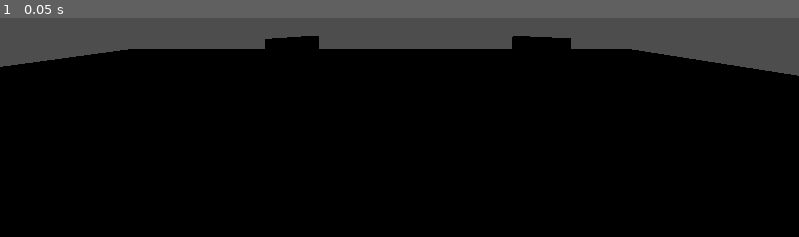
Above: before the commit, frame 1.
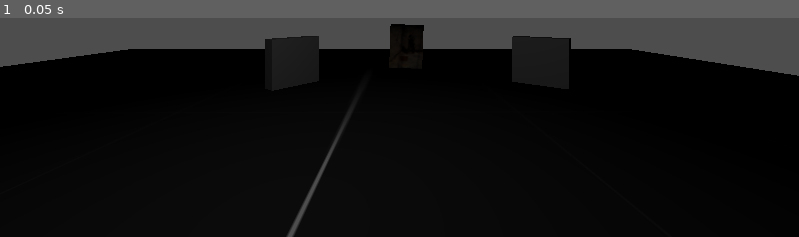
Above: after the commit, the same moment.

Repository: D3dde/giornataMemoria
Game: Godot game, scene res://scenes/main.tscn
Same seed, same stepped clock (60 frames per second), same inputs: the game is played once before the commit and once after it.
Inputs:
- Up to frame 1 (0.05 s): no input

The runs differ from the first frame. In frame 1, 3.3% of the frame differs, in the area x 34-72%, y 2-100%.

Commit message:
risolto due bug (per dire) e testato con un immagine

Diff:
--- a/scenes/main.tscn
+++ b/scenes/main.tscn
@@ -1,8 +1,9 @@
-[gd_scene load_steps=8 format=3 uid="uid://jxvaln4eq8xj"]
+[gd_scene load_steps=11 format=3 uid="uid://jxvaln4eq8xj"]
 
 [ext_resource type="Texture2D" uid="uid://yws8m5sw5878" path="res://textures/test/Vector/texture_01.svg" id="1_gr24q"]
 [ext_resource type="Script" path="res://scripts/main.gd" id="1_wm6nw"]
 [ext_resource type="Script" path="res://scripts/item.gd" id="3_ik2xn"]
+[ext_resource type="Texture2D" uid="uid://dg6fsk067nq55" path="res://assets/adolf-eichmann-the-architect-of-the-holocaust-in-the-yard.webp" id="4_4app2"]
 
 [sub_resource type="StandardMaterial3D" id="StandardMaterial3D_3ekhn"]
 albedo_texture = ExtResource("1_gr24q")
@@ -11,8 +12,15 @@
 size = Vector2(100, 100)
 
 [sub_resource type="BoxShape3D" id="BoxShape3D_atbuw"]
+size = Vector3(1, 1, 1.4082)
 
 [sub_resource type="BoxMesh" id="BoxMesh_wfrkt"]
+
+[sub_resource type="StandardMaterial3D" id="StandardMaterial3D_aduaw"]
+albedo_texture = ExtResource("4_4app2")
+
+[sub_resource type="PlaneMesh" id="PlaneMesh_5wibm"]
+size = Vector2(0.925, 4.99)
 
 [node name="Node3D" type="Node3D" node_paths=PackedStringArray("camera", "default_position")]
 script = ExtResource("1_wm6nw")
@@ -25,12 +33,15 @@
 [node name="Camera3D" type="Camera3D" parent="."]
 transform = Transform3D(0.00616089, 0, 0.999981, 0, 1, 0, -0.999981, 0, 0.00616089, 9.12164, 7.33214, -3.52639)
 
-[node name="items" type="Node" parent="."]
-
-[node name="plane" type="MeshInstance3D" parent="items"]
+[node name="plane" type="MeshInstance3D" parent="."]
 material_override = SubResource("StandardMaterial3D_3ekhn")
 mesh = SubResource("PlaneMesh_sd3ex")
-skeleton = NodePath("../..")
+
+[node name="OmniLight3D" type="OmniLight3D" parent="plane"]
+transform = Transform3D(1, 0, 0, 0, 1, 0, 0, 0, 1, 0, 13.1024, 0)
+omni_range = 41.5574
+
+[node name="items" type="Node" parent="."]
 
 [node name="immagine" type="StaticBody3D" parent="items"]
 transform = Transform3D(1, 0, 0, 0, 1, 0, 0, 0, 1, -14.1788, 3.47205, 4.72339)
@@ -92,7 +103,43 @@
 bla bla bla
 bla bla bla"
 
+[node name="immagine2" type="StaticBody3D" parent="."]
+transform = Transform3D(0.625787, 0, -0.779993, 0, 1, 0, 0.779993, 0, 0.625787, -24.0839, 3.47205, -4.51549)
+script = ExtResource("3_ik2xn")
+
+[node name="CollisionShape3D" type="CollisionShape3D" parent="immagine2"]
+transform = Transform3D(-3.08644, 0, 0.650775, 0, 3.735, 0, -2.6454, 0, -0.759271, -0.132828, 0, 0.154974)
+shape = SubResource("BoxShape3D_atbuw")
+
+[node name="Marker3D" type="Marker3D" parent="immagine2"]
+transform = Transform3D(-0.716935, 0, 0.69714, 0, 1, 0, -0.69714, 0, -0.716935, 3.078, 0.233, -3.209)
+
+[node name="Label" type="Label" parent="immagine2"]
+visible = false
+anchors_preset = -1
+anchor_right = 0.137
+anchor_bottom = 0.035
+offset_left = 819.0
+offset_top = 198.0
+offset_right = 820.176
+offset_bottom = 201.32
+text = "Adolf Eichmann
+l'architetto della morte
+Adolf Eichmann, spesso indicato come l'architetto dell'Olocausto,
+fu un alto funzionario nazista che determinò l'organizzazione della logistica dell'Olocausto,
+compresa la deportazione di milioni di ebrei nei campi di sterminio.
+Dopo la seconda guerra mondiale, Eichmann fuggì in Argentina,
+dove visse sotto falsa identità fino a quando gli agenti del Mossad israeliano lo catturarono nel 1960."
+
+[node name="MeshInstance3D" type="MeshInstance3D" parent="immagine2"]
+transform = Transform3D(-3.17138, 2.33635, 0.00734001, -0.131886, -0.10735, -0.99906, -2.53953, -2.91207, 0.0427179, 0, 0, 0)
+material_override = SubResource("StandardMaterial3D_aduaw")
+mesh = SubResource("PlaneMesh_5wibm")
+skeleton = NodePath("../CollisionShape3D")
+
 [connection signal="collision_click" from="items/immagine" to="." method="_on_immagine_collision_click"]
 [connection signal="input_event" from="items/immagine" to="items/immagine" method="_on_input_event"]
 [connection signal="collision_click" from="items/immagine2" to="." method="_on_immagine_collision_click"]
 [connection signal="input_event" from="items/immagine2" to="items/immagine2" method="_on_input_event"]
+[connection signal="collision_click" from="immagine2" to="." method="_on_immagine_collision_click"]
+[connection signal="input_event" from="immagine2" to="immagine2" method="_on_input_event"]
--- a/scripts/main.gd
+++ b/scripts/main.gd
@@ -17,23 +17,22 @@
 
 
 func _on_immagine_collision_click(event : InputEvent, node : Node) -> void:
-	if event.is_action_pressed("click"):
+	if event.is_action_pressed("click") and (focussedBody == null):
 		print("Collision shape clicked!")
 		focussedBody = node
+		focussedBody.get_node("Label").show()
 
 		var tween = get_tree().create_tween()
 		tween.tween_property(camera, "position", node.get_node("Marker3D").global_position, 1).set_trans(Tween.TRANS_CUBIC)
 		tween.parallel().tween_property(camera, "rotation", node.get_node("Marker3D").global_rotation, 1).set_trans(Tween.TRANS_CUBIC)
-		focussedBody.get_node("Label").show()
 
 
 func _input(event: InputEvent) -> void:
-	if event.is_action_pressed("esc"):
+	if event.is_action_pressed("esc") and (focussedBody != null):
 		print("Returning to default position")
-		if (focussedBody != null):
-			focussedBody.get_node("Label").hide()
-			focussedBody = null
+		focussedBody.get_node("Label").hide()
+		focussedBody = null
 
 		var tween = get_tree().create_tween()
-		tween.tween_property(camera, "position", default_position.global_position, 0.5).set_trans(Tween.TRANS_SINE)
-		tween.parallel().tween_property(camera, "rotation", default_position.global_rotation, 0.5).set_trans(Tween.TRANS_SINE)
+		tween.tween_property(camera, "position", default_position.global_position, 1).set_trans(Tween.TRANS_SINE)
+		tween.parallel().tween_property(camera, "rotation", default_position.global_rotation, 1).set_trans(Tween.TRANS_SINE)
Binary file added: assets/adolf-eichmann-the-architect-of-the-holocaust-in-the-yard.webp
Not shown, added: assets/adolf-eichmann-the-architect-of-the-holocaust-in-the-yard.webp.import
